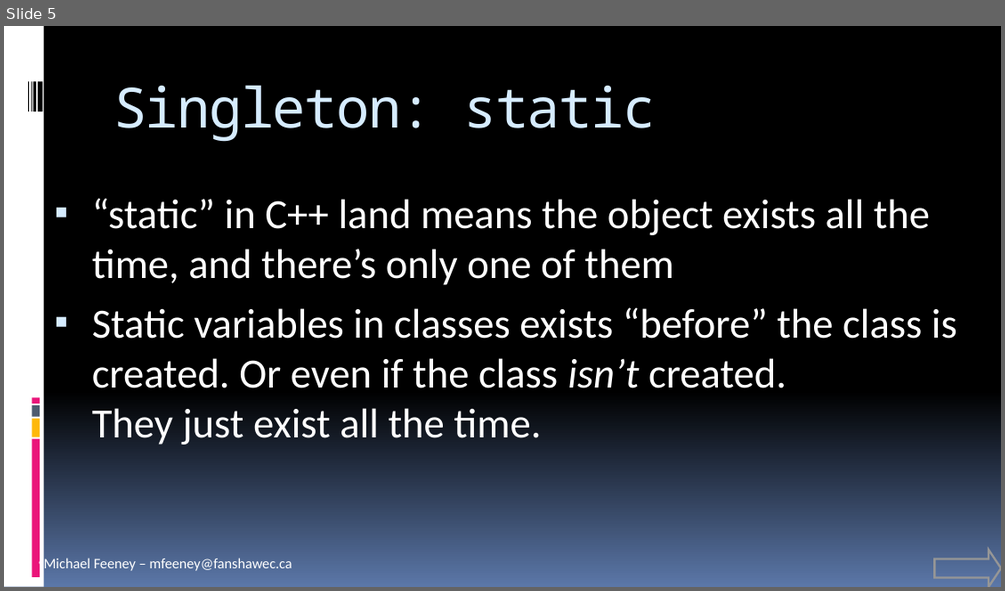
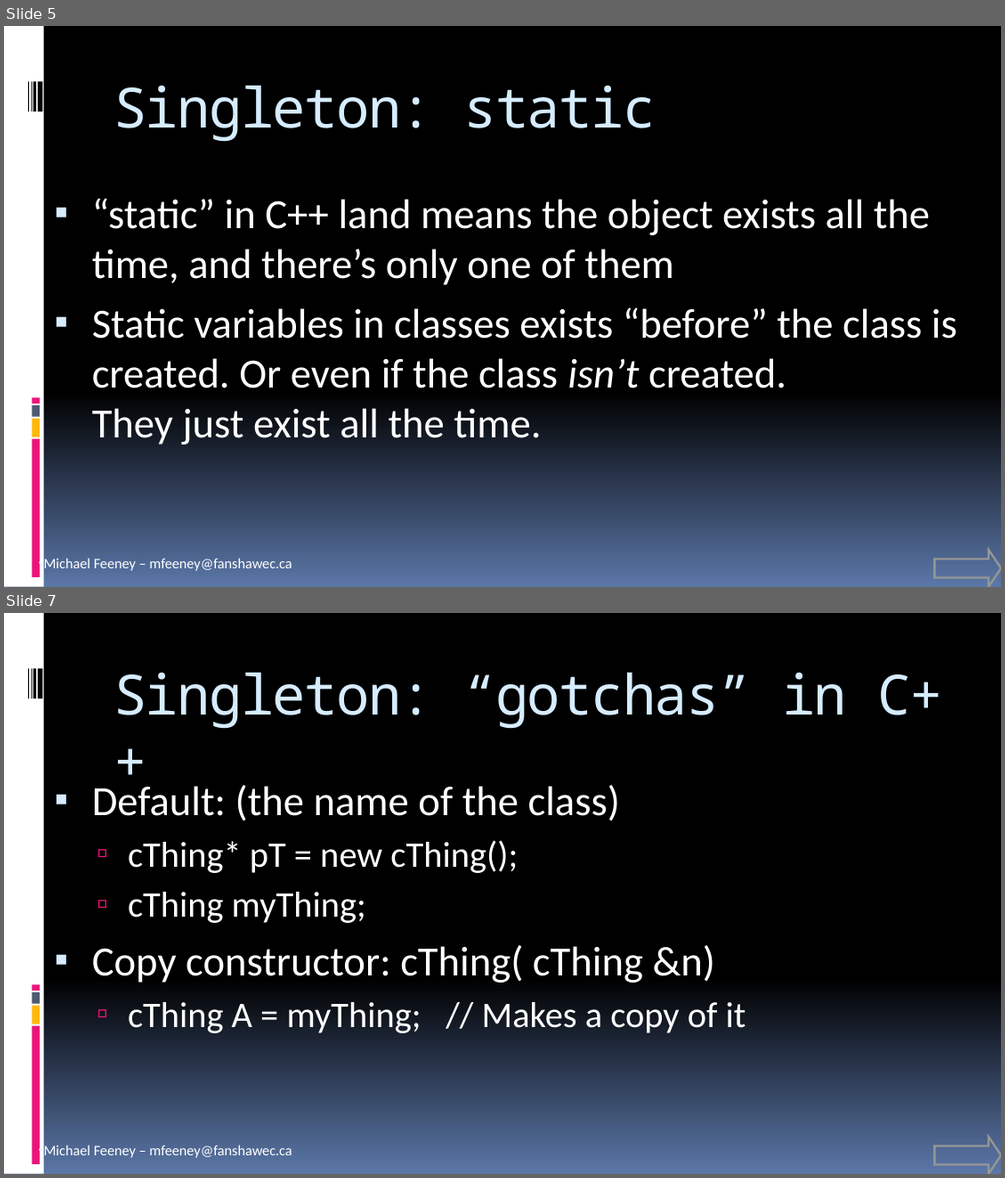
Before and after one commit to FeeneyCodes/GDP202425, a slide deck: 6044_FramPat/D2D/INFO_6044_Patterns (live document).pptx. Shown one above the other, each under a label of ours: slide 5 before the commit, slides 5 and 7 after it; the slides between them are not shown. The pictures are 1005x591 and 1005x1178 pixels, drawn with LibreOffice and Linux fonts; fonts in the diff are those of the drawing. Boxes give left, top, right and bottom in pixels: in the first picture for what was removed or moved away, otherwise in the second. Text is boxed around its words. In the diff, an @@ line names an element or a change of style, - is before the commit and + after.

```diff
--- a/6044_FramPat/D2D/INFO_6044_Patterns (live document).pptx
+++ b/6044_FramPat/D2D/INFO_6044_Patterns (live document).pptx
@@ slide 7 added at (x1=4, y1=613, x2=1001, y2=1174), background gradient #000000 to #5B77A8; not listed: 10 template elements that a slide beside it also shows @@
@@ title added at (x1=113, y1=672, x2=942, y2=729), 40 pt, text #D6ECFF @@
+Singleton: “gotchas” in C++
@@ text added at (x1=92, y1=785, x2=746, y2=1033), 26 pt, text #FFFFFF @@
+▪ Default: (the name of the class)
+  ▫ cThing* pT = new cThing();
+  ▫ cThing myThing;
+▪ Copy constructor: cThing( cThing &n)
+  ▫ cThing A = myThing; // Makes a copy of it
@@ right arrow added at (x1=934, y1=1136, x2=1001, y2=1174), outline #969696 1.5 pt @@
```
Also in this commit, not shown: 1 slide changed, 13 other slides added, 32 other files.
